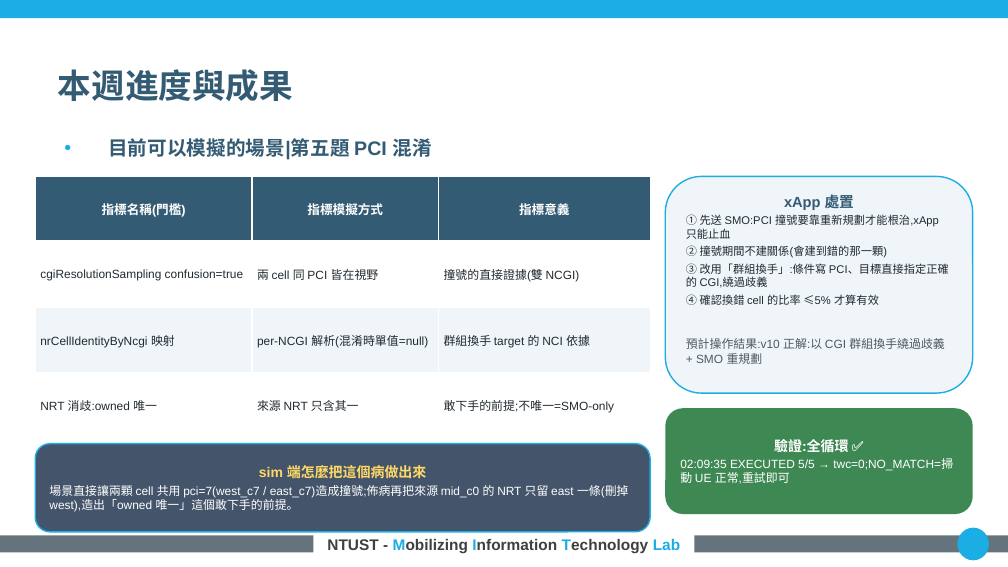
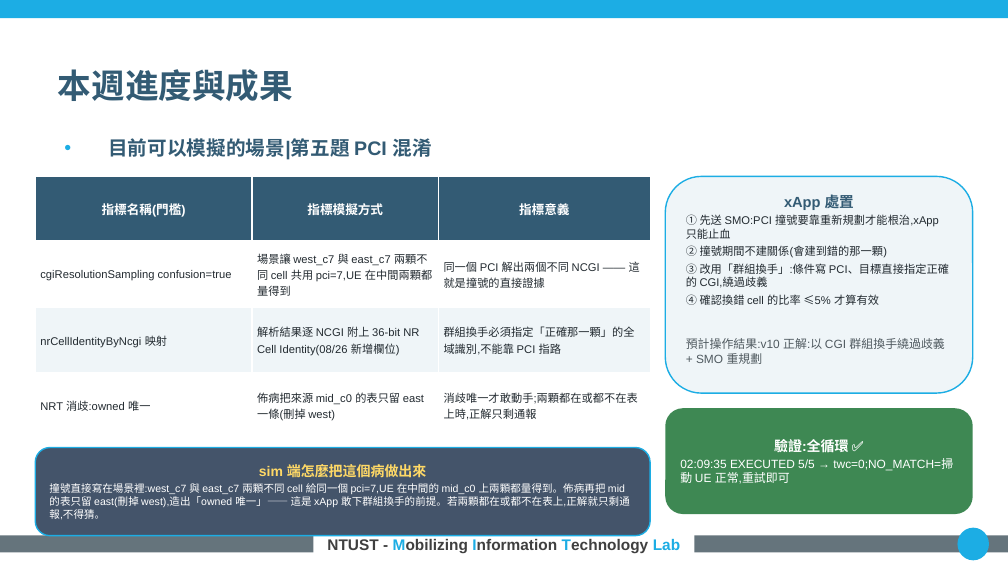
Before and after one commit to kimOuO/RAN-sim-OAI, a slide deck: slide 8 of docs/report/8_27_進度報告_v10十二題.pptx. Drawn at 1008x567 pixels with LibreOffice and Linux fonts; fonts in the diff are those of the drawing; background and template pictures are left out. Boxes give left, top, right and bottom in pixels: in the first picture for what was removed or moved away, otherwise in the second. Text is boxed around its words. In the diff, an @@ line names an element or a change of style, - is before the commit and + after.

```diff
--- a/docs/report/8_27_進度報告_v10十二題.pptx
+++ b/docs/report/8_27_進度報告_v10十二題.pptx
@@ table at [35, 176, 650, 438] @@
-row 2, column 2: 兩 cell 同 PCI 皆在視野
+row 2, column 2: 場景讓 west_c7 與 east_c7 兩顆不同 cell 共用 pci=7,UE 在中間兩顆都量得到
-row 2, column 3: 撞號的直接證據(雙 NCGI)
+row 2, column 3: 同一個 PCI 解出兩個不同 NCGI —— 這就是撞號的直接證據
-row 3, column 2: per-NCGI 解析(混淆時單值=null)
+row 3, column 2: 解析結果逐 NCGI 附上 36-bit NR Cell Identity(08/26 新增欄位)
-row 3, column 3: 群組換手 target 的 NCI 依據
+row 3, column 3: 群組換手必須指定「正確那一顆」的全域識別,不能靠 PCI 指路
-row 4, column 2: 來源 NRT 只含其一
+row 4, column 2: 佈病把來源 mid_c0 的表只留 east 一條(刪掉 west)
-row 4, column 3: 敢下手的前提;不唯一=SMO-only
+row 4, column 3: 消歧唯一才敢動手;兩顆都在或都不在表上時,正解只剩通報
@@ size 8.5 to 8 pt in "cgiResolutionSampling confusion=true", "nrCellIdentityByNcgi 映射", "NRT 消歧:owned 唯一" @@
@@ rounded rectangle "sim 端怎麼把這個病做出來": place and size @@
-rounded rectangle "sim 端怎麼把這個病做出來" at [35, 444, 650, 531]
+rounded rectangle "sim 端怎麼把這個病做出來" at [35, 448, 650, 535]
@@ text in rounded rectangle at [49, 483, 630, 519]: text changed; size 8.5 to 7.5 pt @@
-場景直接讓兩顆 cell 共用 pci=7(west_c7 / east_c7)造成撞號;佈病再把來源 mid_c0 的 NRT 只留 east 一條(刪掉 west),造出「owned 唯一」這個敢下手的前提。
+撞號直接寫在場景裡:west_c7 與 east_c7 兩顆不同 cell 給同一個 pci=7,UE 在中間的 mid_c0 上兩顆都量得到。佈病再把 mid 的表只留 east(刪掉 west),造出「owned 唯一」—— 這是 xApp 敢下群組換手的前提。若兩顆都在或都不在表上,正解就只剩通報,不得猜。
```
Also in this commit, not shown: 12 other slides changed.
